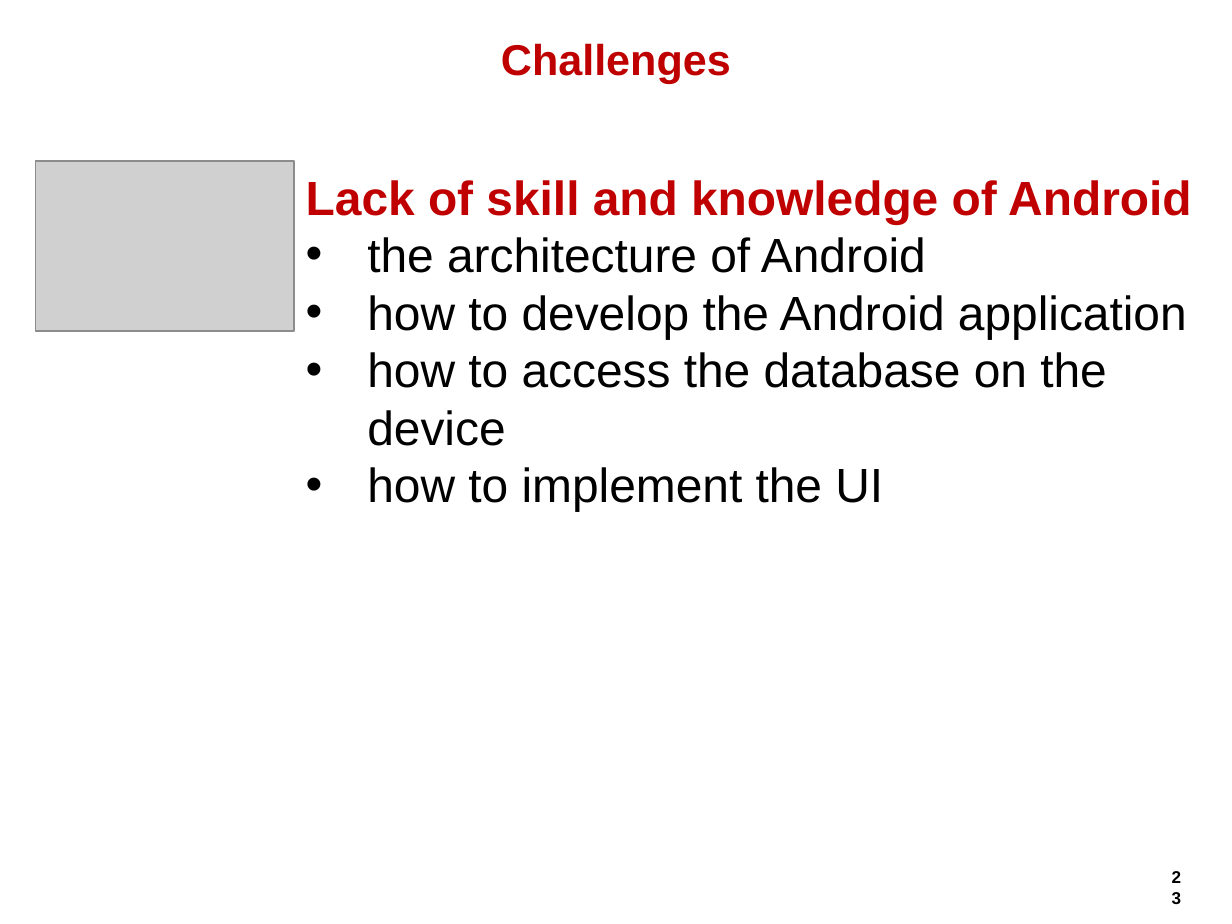
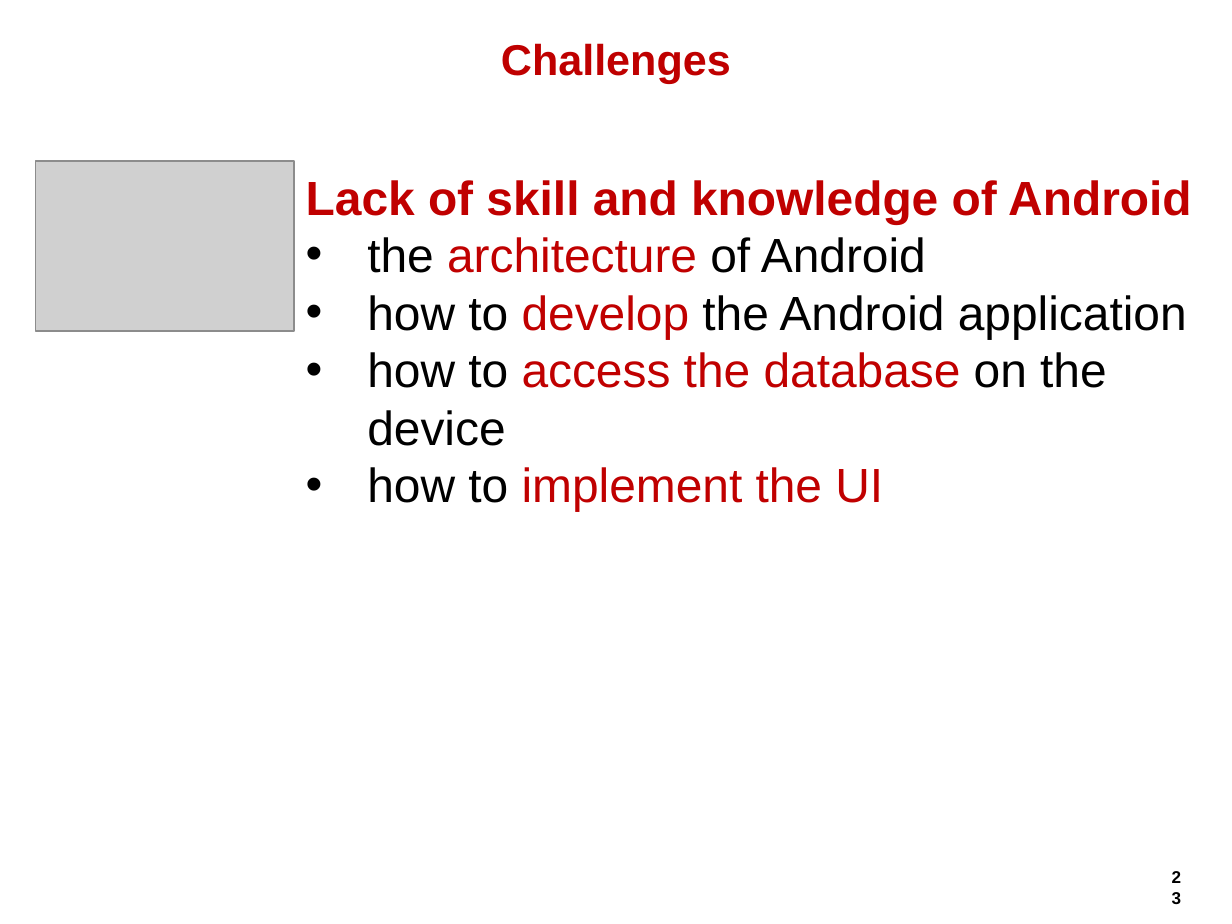
Before and after one commit to hageyahhoo/agile2014, a slide deck: slide 23 of presentations/TechnologyDrivenDevelopment.pptx. Drawn at 1232x924 pixels with LibreOffice and Linux fonts; fonts in the diff are those of the drawing; grey boxes stand for pictures; background and template pictures are left out. Boxes give left, top, right and bottom in pixels: in the first picture for what was removed or moved away, otherwise in the second. Text is boxed around its words. In the diff, an @@ line names an element or a change of style, - is before the commit and + after.

```diff
--- a/presentations/TechnologyDrivenDevelopment.pptx
+++ b/presentations/TechnologyDrivenDevelopment.pptx
@@ text at bbox=[367, 237, 1187, 511]: text colour #000000 to #C00000 in "architecture", "develop", "access the database", "implement the UI" @@
```
Also in this commit, not shown: 6 other slides changed, 3 slides added, 4 slides removed.
